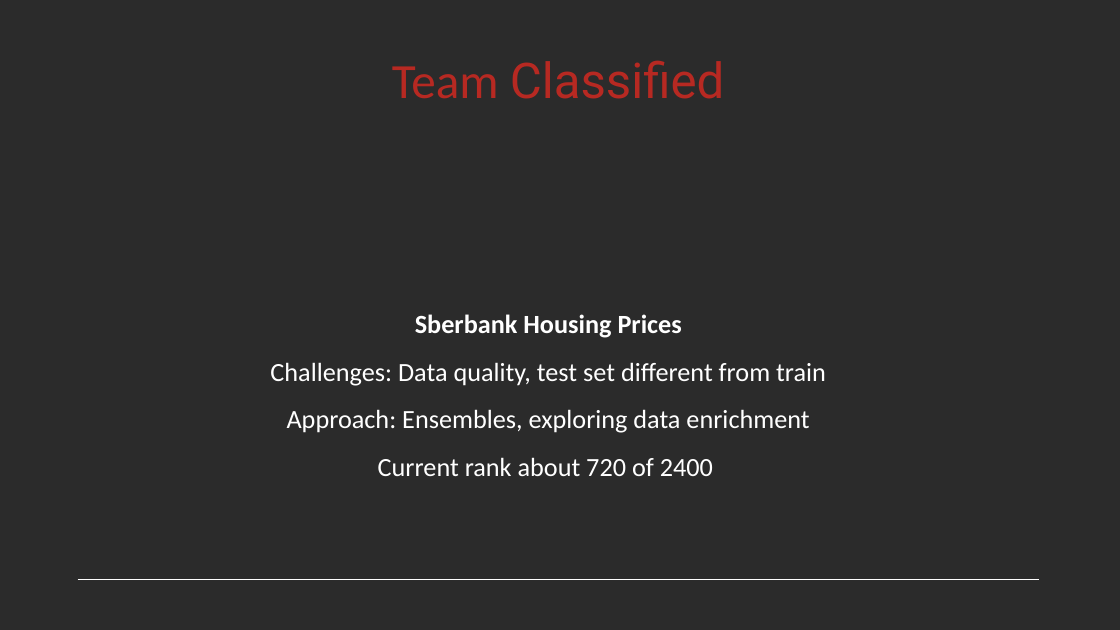
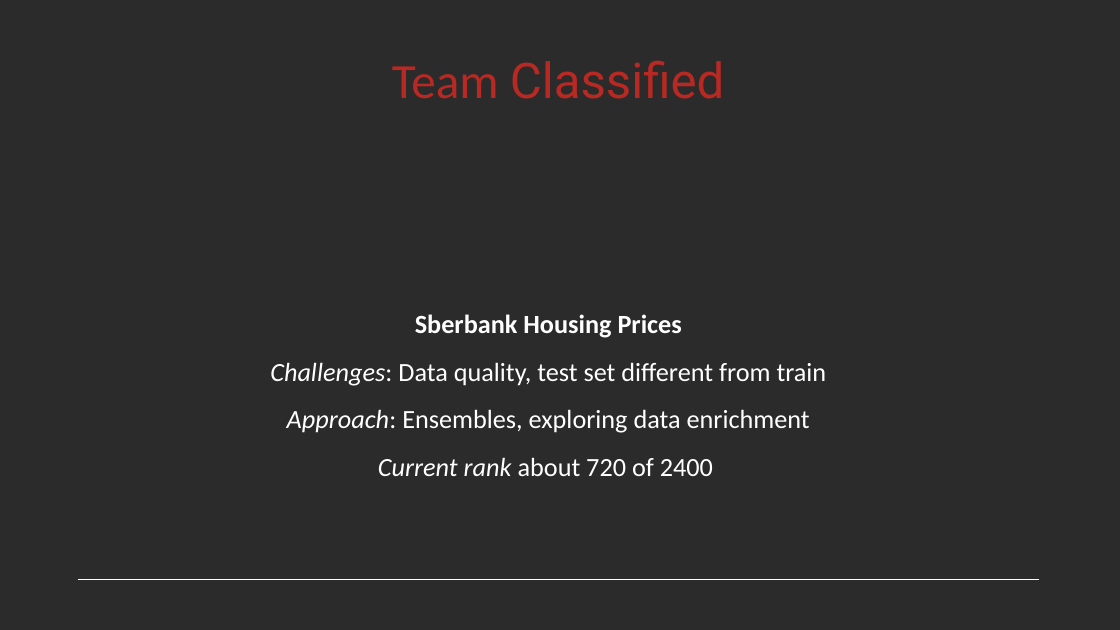
Before and after one commit to mrngm/Classified, a slide deck: slide 7 of Presentatie/Flashtalk 2 (Jeffrey).pptx. Drawn at 1120x630 pixels with LibreOffice and Linux fonts; fonts in the diff are those of the drawing; background and template pictures are left out; a plain dark background stands for a picture behind light text. Boxes give left, top, right and bottom in pixels: in the first picture for what was removed or moved away, otherwise in the second. Text is boxed around its words. In the diff, an @@ line names an element or a change of style, - is before the commit and + after.

```diff
--- a/Presentatie/Flashtalk 2 (Jeffrey).pptx
+++ b/Presentatie/Flashtalk 2 (Jeffrey).pptx
@@ text at bbox=[270, 362, 827, 476]: italic on in "Challenges:", "Approach:", "Current rank" @@
```
Also in this commit, not shown: 2 other slides changed, 3 other files.
